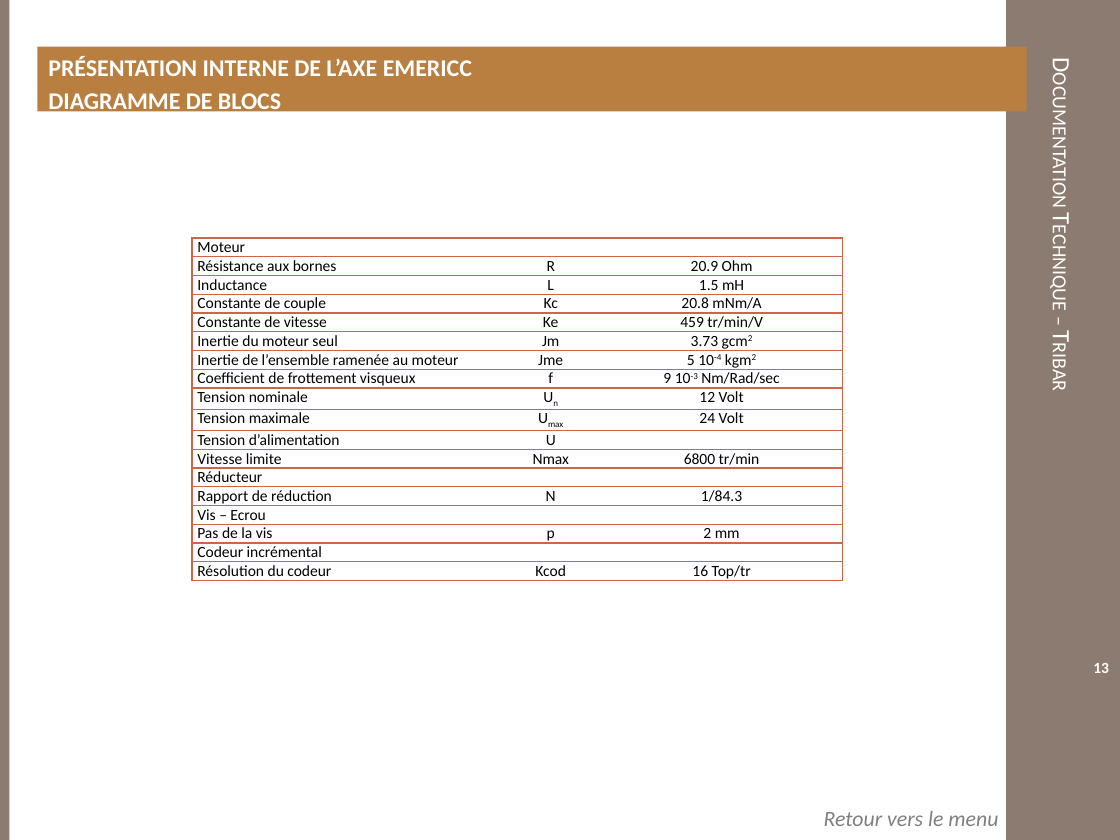
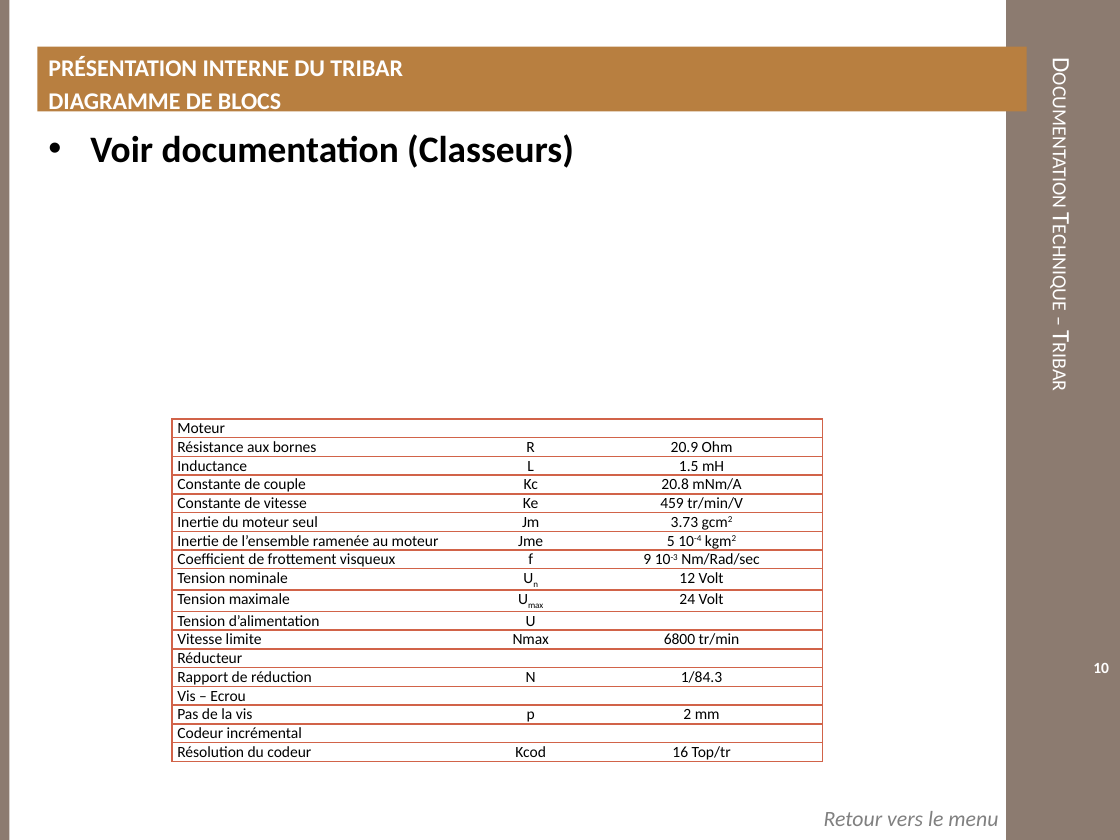
Before and after one commit to xpessoles/TP_PTSI, a slide deck: slide 10 of DocumentsTP/Documentation_Tribar.pptx (slide 13 before the commit). Drawn at 1120x840 pixels with LibreOffice and Linux fonts; fonts in the diff are those of the drawing; background and template pictures are left out. Boxes give left, top, right and bottom in pixels: in the first picture for what was removed or moved away, otherwise in the second. Text is boxed around its words. In the diff, an @@ line names an element or a change of style, - is before the commit and + after.

```diff
--- a/DocumentsTP/Documentation_Tribar.pptx
+++ b/DocumentsTP/Documentation_Tribar.pptx
@@ text at [48, 56, 403, 76]: text changed @@
-PRÉSENTATION INTERNE DE L’AXE EMERICC
+PRÉSENTATION INTERNE DU TRIBAR
@@ text added at [90, 134, 574, 168], 24 pt, text #000000, bold @@
+• Voir documentation (Classeurs)
@@ table: place and size @@
-table at [192, 237, 843, 585]
+table at [172, 419, 824, 766]
@@ page number at [1093, 663, 1109, 673]: text changed @@
-13
+10
```
Also in this commit, not shown: 8 other slides changed, 1 slide added, 7 slides removed, 4 other files.
